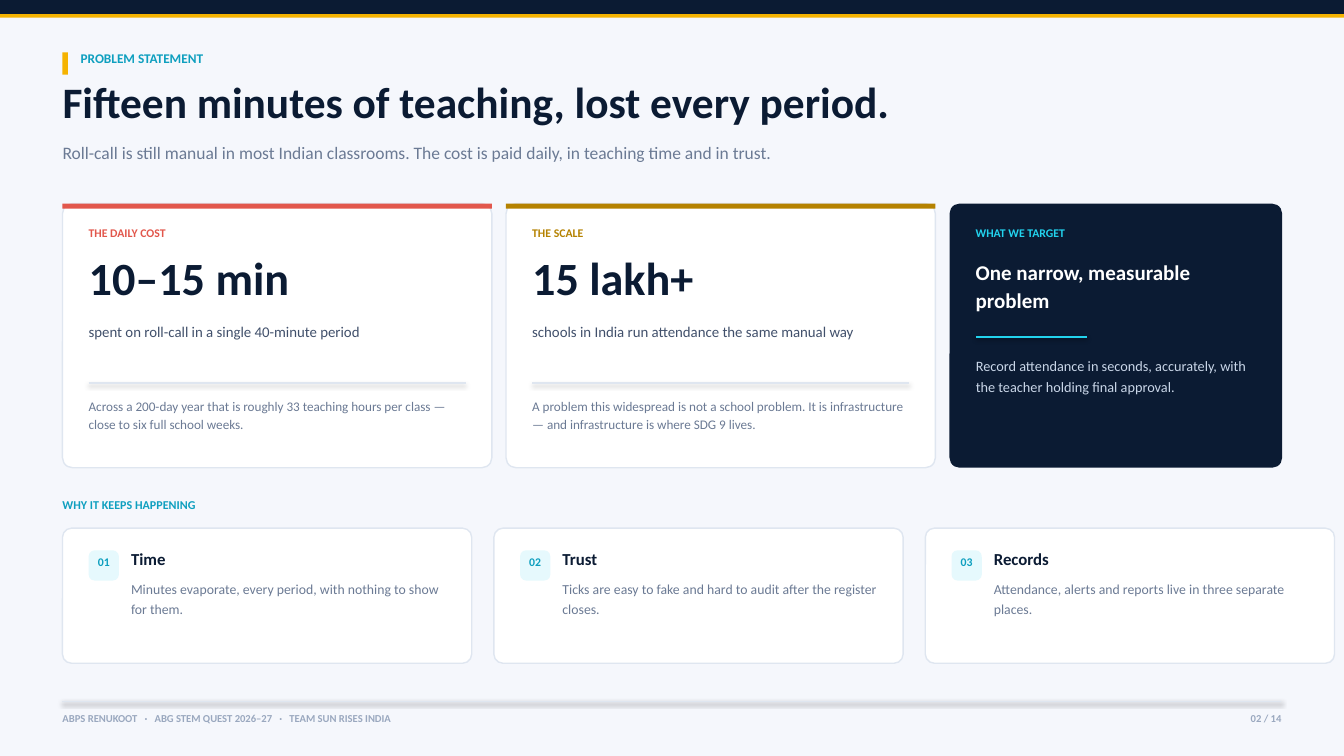
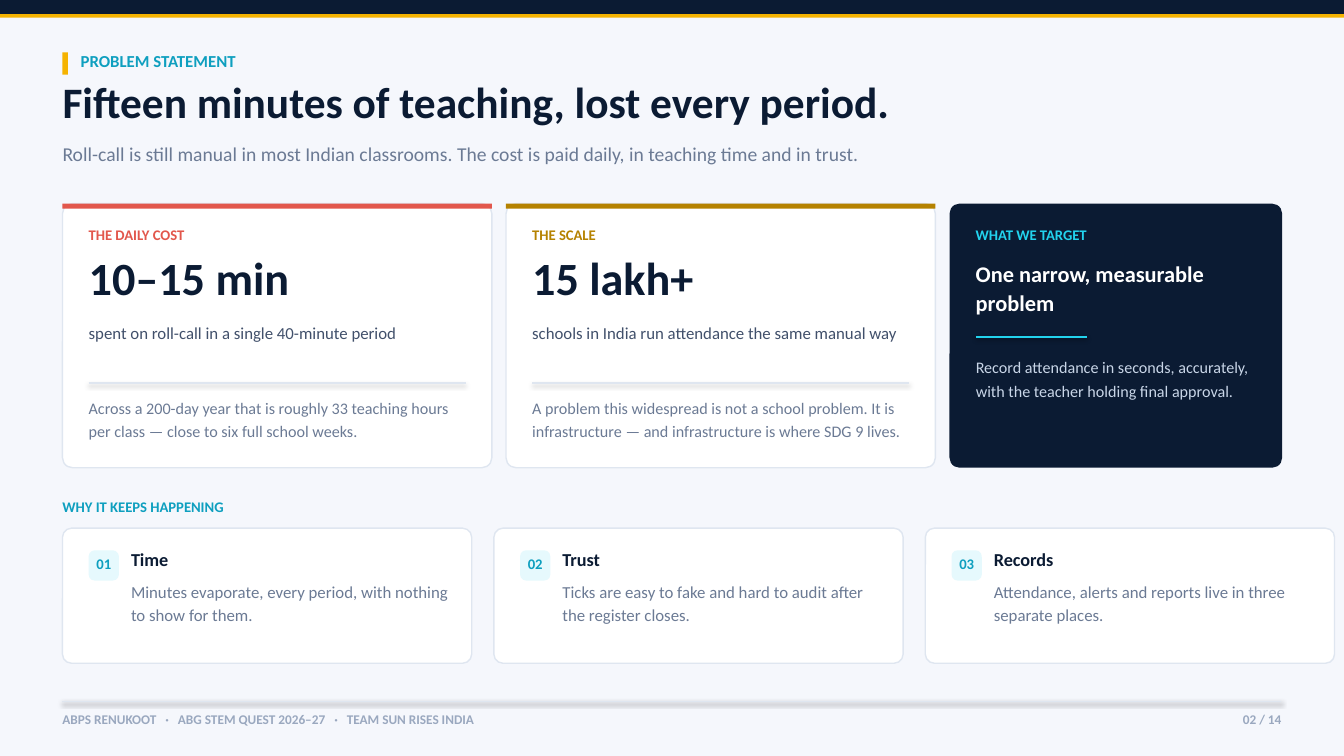
Before and after one commit to durgeshriyaconstruction-sketch/astro-smart-attendance, a slide deck: slide 2 of Astro_Smart_Attendance_Team_Sun_Rises_India.pptx. Drawn at 1344x756 pixels with LibreOffice and Linux fonts; fonts in the diff are those of the drawing. Boxes give left, top, right and bottom in pixels: in the first picture for what was removed or moved away, otherwise in the second. Text is boxed around its words. In the diff, an @@ line names an element or a change of style, - is before the commit and + after.

Commit message:
Increase type size across the deck for projection legibility
Body text was 9.2-9.6pt: report typography, not slide typography. Rescaled all
165 text calls by ROLE rather than uniformly, so small text gets the biggest
lift and display type stays put:

  <=7.9pt  x1.22   micro-captions
  <=9.8pt  x1.24   body, labels, table cells  (9.2 -> 11.5)
  <=11.5pt x1.14   lead body
  <=14pt   x1.10   subtitles
  <=16.5pt x1.07   card headings
  20pt+    x1.00   display headlines unchanged

Sizes snapped to half-points. Knock-on fixes: SDG label box widened (it wrapped
to two ragged lines), slide-2 stat label given room to wrap, title-slide badges
re-measured at the new 11pt. Gates: no overflow, no autofit, 0 spc, 0 p:bg.
PDF rebuilt.

```diff
--- a/Astro_Smart_Attendance_Team_Sun_Rises_India.pptx
+++ b/Astro_Smart_Attendance_Team_Sun_Rises_India.pptx
@@ text "PROBLEM STATEMENT" at bbox=[81, 56, 235, 67]: size 9.5 to 12 pt @@
@@ text "Roll-call is still manual in ..." at bbox=[63, 147, 858, 165]: size 12.5 to 14 pt @@
@@ text "One narrow, measurable problem" at bbox=[976, 266, 1203, 315]: size 15 to 16 pt @@
@@ text "spent on roll-call in a ..." at bbox=[89, 327, 396, 342]: size 10.6 to 12 pt; line spacing 1.12 to 1.1 @@
@@ text "schools in India run attendance ..." at bbox=[532, 327, 896, 342]: size 10.6 to 12 pt; line spacing 1.12 to 1.1 @@
@@ text "Record attendance in seconds, accurately, ..." at bbox=[976, 362, 1248, 400]: size 10.2 to 11.5 pt @@
@@ text "Across a 200-day year that ..." at bbox=[89, 403, 448, 440]: size 9.4 to 11.5 pt @@
@@ text "A problem this widespread is ..." at bbox=[532, 403, 900, 437]: size 9.4 to 11.5 pt @@
@@ text "WHY IT KEEPS HAPPENING" at bbox=[62, 502, 223, 512]: size 8.6 to 10.5 pt @@
@@ size 8.4 to 10.5 pt in 6 elements at bbox=[89, 230, 185, 240], bbox=[532, 230, 596, 240], bbox=[976, 230, 1087, 240], bbox=[96, 559, 111, 569], bbox=[528, 559, 543, 569], bbox=[959, 559, 974, 569] @@
@@ size 12 to 13 pt in 3 elements at bbox=[131, 553, 168, 566], bbox=[562, 554, 600, 566], bbox=[994, 553, 1054, 566] @@
@@ size 9.8 to 12 pt in 3 elements at bbox=[131, 586, 448, 621], bbox=[562, 586, 863, 624], bbox=[994, 586, 1285, 624] @@
@@ text "ABPS RENUKOOT · ABG STEM ..." at bbox=[62, 715, 474, 726]: size 7.6 to 9.5 pt @@
@@ text "02 / 14" at bbox=[1243, 715, 1281, 724]: size 7.6 to 9.5 pt @@
```
Also in this commit, not shown: 13 other slides changed, 2 other files.
